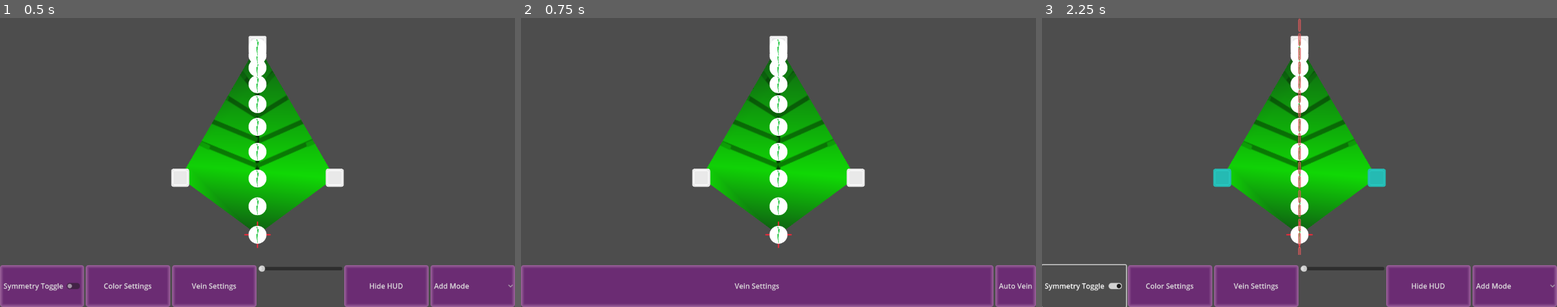
Above: before the commit, frames 1-3 (left to right).
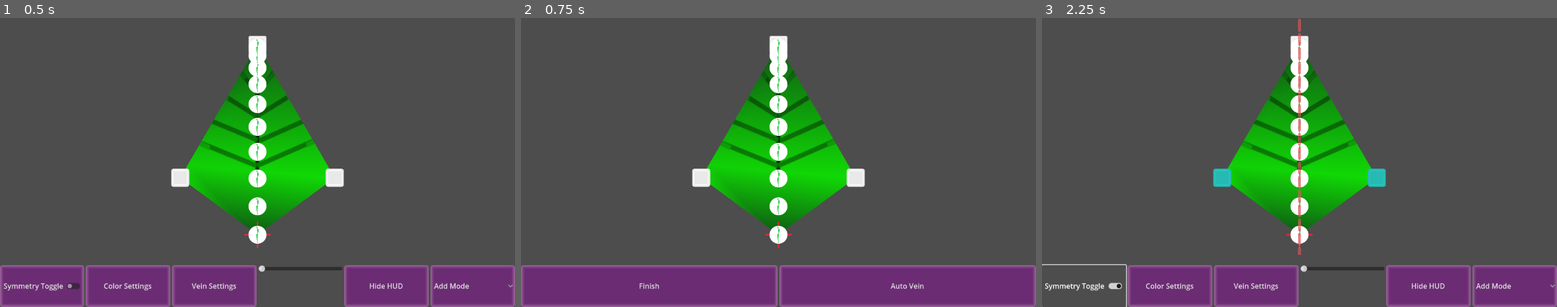
Above: after the commit, the same moments.

Repository: LettucePie/persephone
Game: Godot game, scene res://design/leafmaker.tscn
The game is run twice, just before and just after one commit, with the same random seed, the same clock (stepped at 60 frames per second) and the same inputs.
Inputs:
- Up to frame 1 (0.5 s): no input
- Up to frame 2 (0.75 s): click "Vein Settings" at 0.5 s
- Up to frame 3 (2.25 s): click "Vein Settings" (after the commit: "Finish") at 1.25 s; click "Symmetry Toggle" at 2 s

Frame 1 is identical in both runs. In frame 2, 0.6% of the frame differs, in the area x 23-100%, y 85-100%; in frame 3, nothing differs.

Commit message:
Locked in Shape Editing interactions to own mode

Diff:
--- a/design/leafmaker.tscn
+++ b/design/leafmaker.tscn
@@ -113,10 +113,11 @@
 [node name="close_vein" type="Button" parent="ui/vein_controls"]
 layout_mode = 2
 size_flags_horizontal = 3
-text = "Vein Settings"
+text = "Finish"
 
 [node name="auto_vein" type="Button" parent="ui/vein_controls"]
 layout_mode = 2
+size_flags_horizontal = 3
 text = "Auto Vein"
 
 [node name="SymmetryLine" type="TextureRect" parent="ui"]
--- a/design/leafmaker_canvas.gd
+++ b/design/leafmaker_canvas.gd
@@ -24,6 +24,7 @@
 	var side_a : bool = false
 	var midpoint : bool = false
 	var symmetry_pair : LeafPoint
+	var vein_target : bool = false
 
 	func _init(_visual_node, _round_point, _curve_index, _symmetry, _symmetry_pair):
 		visual_node = _visual_node
@@ -57,7 +58,10 @@
 		visual_node.position = pos
 
 
+
 var ui_control : Control
+enum EditorMode {SHAPE_MODE, VEIN_MODE, COLOR_MODE}
+var editor_mode : EditorMode = EditorMode.SHAPE_MODE
 enum Mode {ADD_MODE, EDIT_MODE, DELETE_MODE}
 var current_mode = Mode.ADD_MODE
 var symmetry_mode : bool = false
@@ -100,8 +104,9 @@
 		if current_mode > 0:
 			pass
 	if event is InputEventMouseMotion:
-		if screen_pressed and selected_point != null:
-			move_point(selected_point, event.relative)
+		if editor_mode == EditorMode.SHAPE_MODE:
+			if screen_pressed and selected_point != null:
+				move_point(selected_point, event.relative)
 
 
 func recenter_origin():
@@ -219,15 +224,16 @@
 			print(event.button_index)
 			if event.button_index == 1:
 				print("Left Click")
-				if current_mode == Mode.ADD_MODE:
-					if leaf_curve.get_point_count() > 3:
-						detect_intersection(event.position, false)
-					else:
-						add_point(event.position, -1, false)
-				elif current_mode == Mode.EDIT_MODE:
-					pass
-				elif current_mode == Mode.DELETE_MODE:
-					pass
+				if editor_mode == EditorMode.SHAPE_MODE:
+					if current_mode == Mode.ADD_MODE:
+						if leaf_curve.get_point_count() > 3:
+							detect_intersection(event.position, false)
+						else:
+							add_point(event.position, -1, false)
+					elif current_mode == Mode.EDIT_MODE:
+						pass
+					elif current_mode == Mode.DELETE_MODE:
+						pass
 			if event.button_index == 2:
 				print("Right Click")
 			if event.button_index == 3:
@@ -419,7 +425,7 @@
 			selected_point = leaf_point
 		else:
 			selected_point = null
-		if current_mode == Mode.DELETE_MODE:
+		if editor_mode == EditorMode.SHAPE_MODE and current_mode == Mode.DELETE_MODE:
 			remove_point(leaf_point)
 
 
@@ -428,7 +434,7 @@
 	var leafpoint = null
 	leafpoint = find_leafpoint_from_visual(visual)
 	if leafpoint != null and visual.position != leaf_origin.position:
-		if current_mode == Mode.EDIT_MODE:
+		if editor_mode == EditorMode.SHAPE_MODE and current_mode == Mode.EDIT_MODE:
 			switch_point_type(leafpoint)
 			visual.set_node_type(leafpoint.round_point)
 			update_round_neighbors(leafpoint)
@@ -436,6 +442,8 @@
 				switch_point_type(leafpoint.symmetry_pair)
 				leafpoint.symmetry_pair.visual_node.set_node_type(leafpoint.round_point)
 				update_round_neighbors(leafpoint.symmetry_pair)
+		elif editor_mode == EditorMode.VEIN_MODE:
+			print("Tapping LeafPoint: ", leafpoint, " In Vein Editor Mode")
 		update_leaf_visual(true)
 
 
